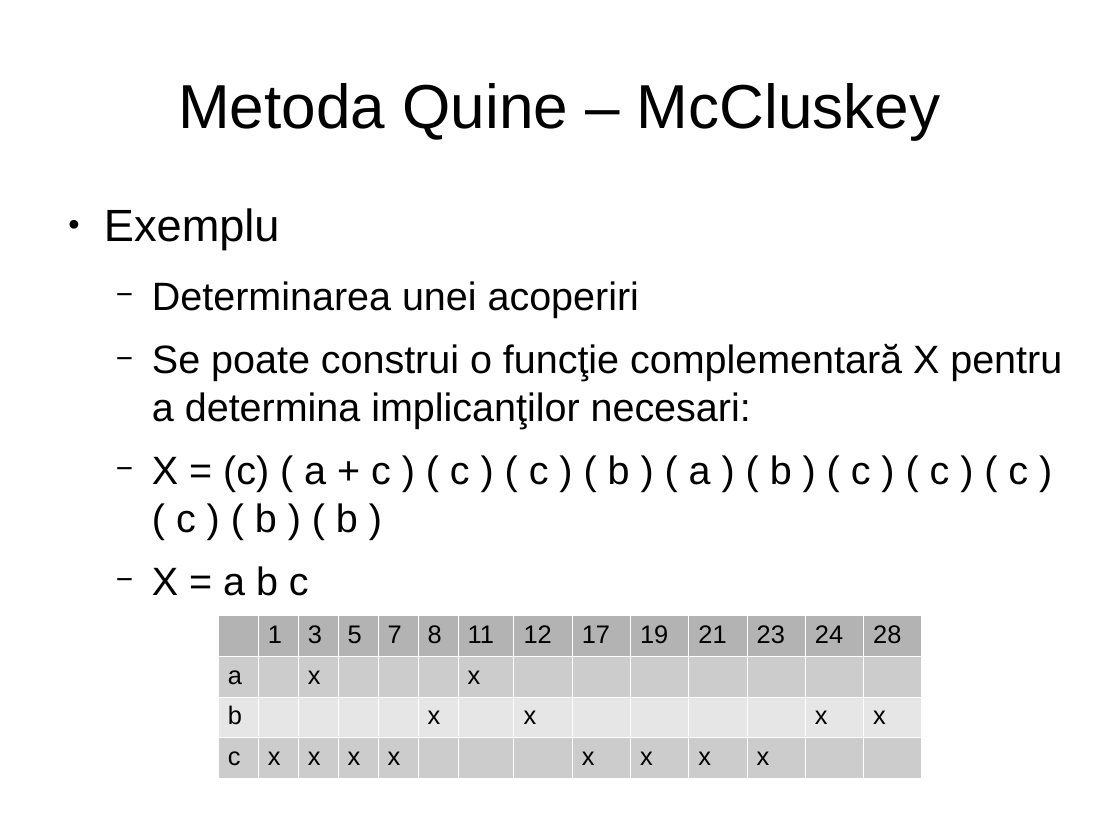
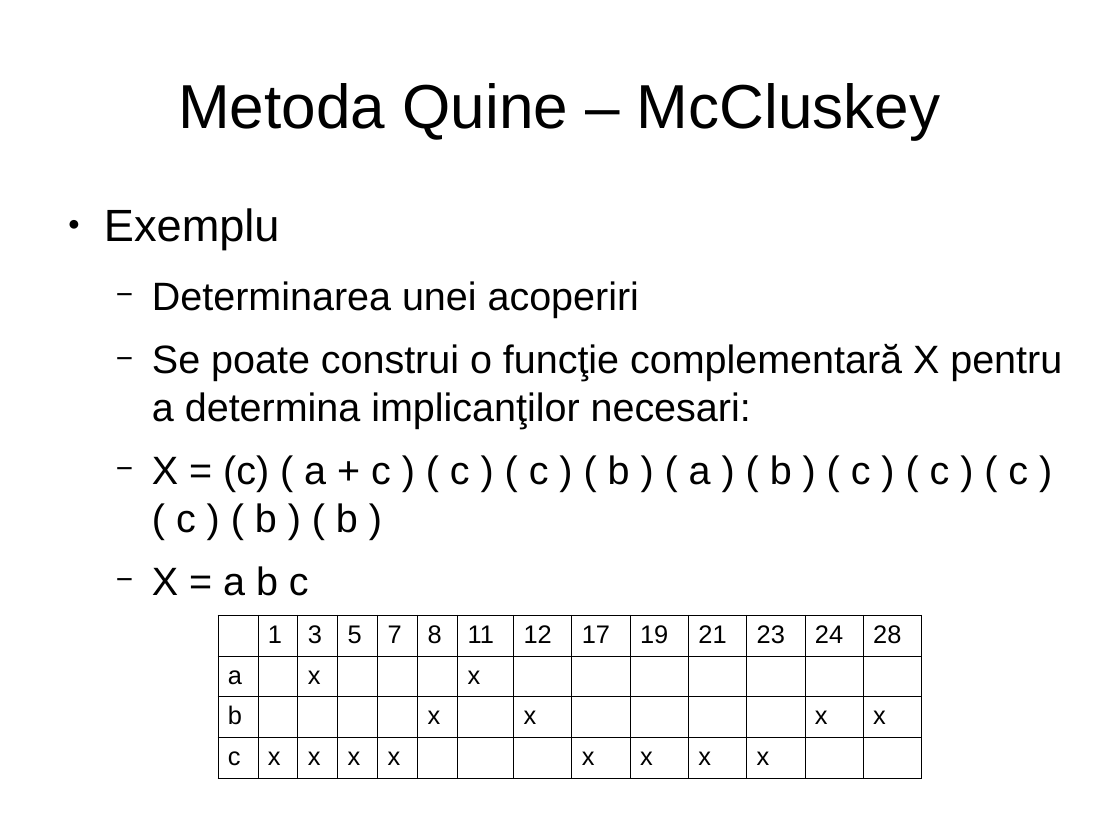
Before and after one commit to mohammadfayaj/Suport_HDL, a slide deck: slide 21 of Curs_3_Minimizarea_logica/FunctiiLogice2.3.odp. Drawn at 1120x840 pixels with LibreOffice and Linux fonts; fonts in the diff are those of the drawing. Boxes give left, top, right and bottom in pixels: in the first picture for what was removed or moved away, otherwise in the second. Text is boxed around its words. In the diff, an @@ line names an element or a change of style, - is before the commit and + after.

```diff
--- a/Curs_3_Minimizarea_logica/FunctiiLogice2.3.odp
+++ b/Curs_3_Minimizarea_logica/FunctiiLogice2.3.odp
@@ table at [219,616,918,771] @@
@@ fill #B3B3B3 to none in 13 cells @@
@@ fill #CCCCCC to none in 12 cells @@
@@ fill #E6E6E6 to none in 5 cells @@
@@ borders changed @@
```
Also in this commit, not shown: 16 other slides changed, 6 slides added, 1 slide removed, 1 other file.
